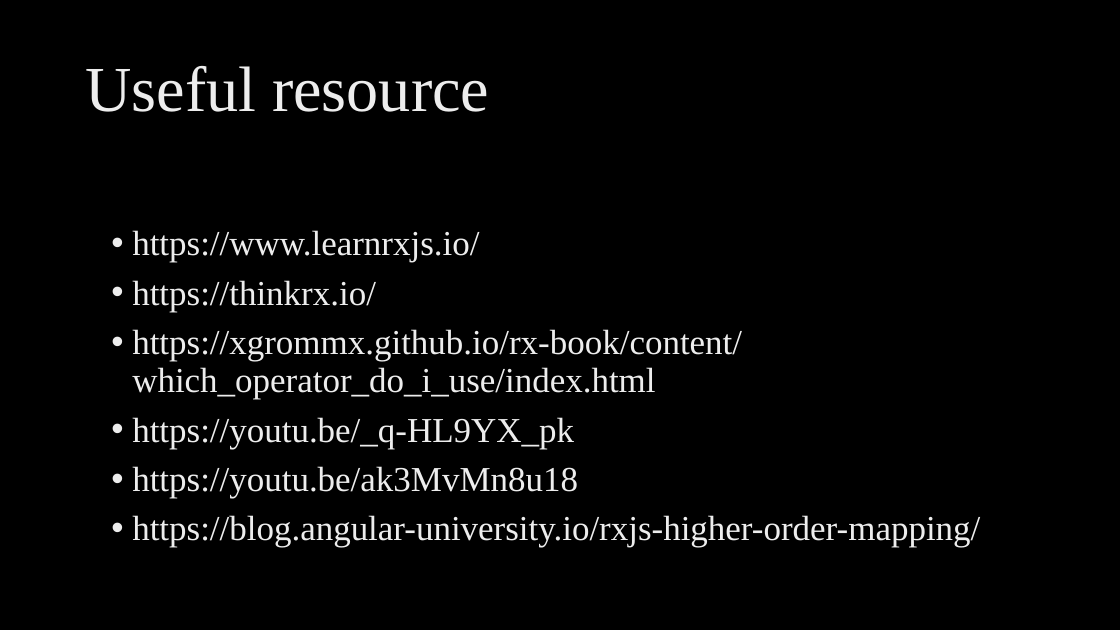
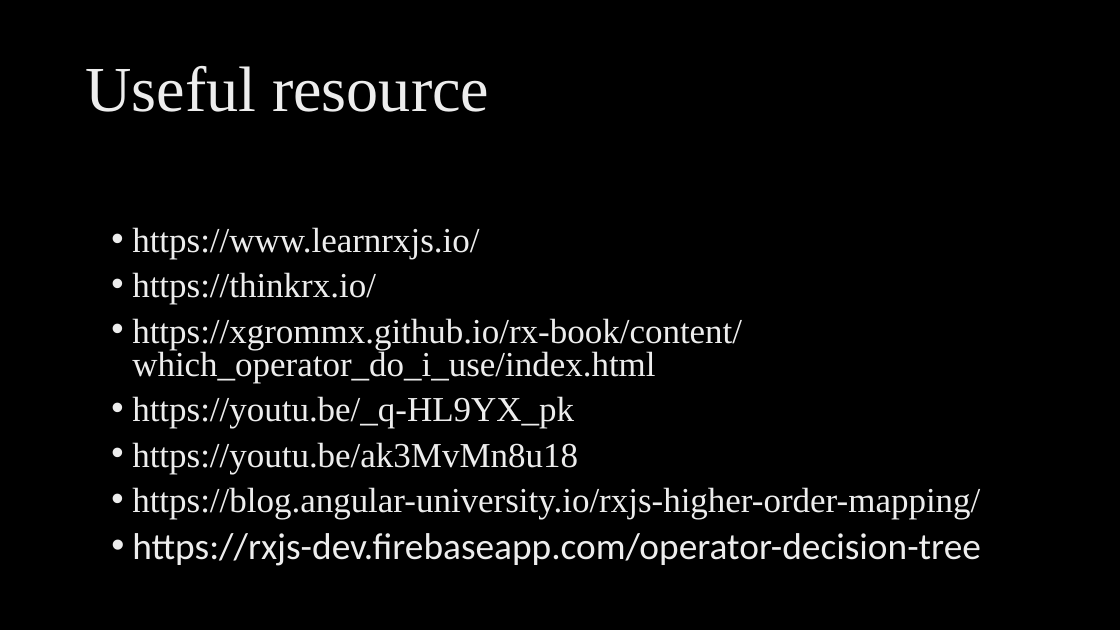
Before and after one commit to ngohungphuc/Presentation, a slide deck: slide 18 of RXJS Make it easy/RXJS Make it easy.pptx. Drawn at 1120x630 pixels with LibreOffice and Linux fonts; fonts in the diff are those of the drawing; background and template pictures are left out. Boxes give left, top, right and bottom in pixels: in the first picture for what was removed or moved away, otherwise in the second. Text is boxed around its words. In the diff, an @@ line names an element or a change of style, - is before the commit and + after.

Commit message:
update

```diff
--- a/RXJS Make it easy/RXJS Make it easy.pptx
+++ b/RXJS Make it easy/RXJS Make it easy.pptx
@@ text at bbox=[132, 227, 980, 519]: line spacing 0.9 to 0.8 @@
@@ text at bbox=[132, 533, 981, 566]: paragraph added @@
+• https://rxjs-dev.firebaseapp.com/operator-decision-tree
```
